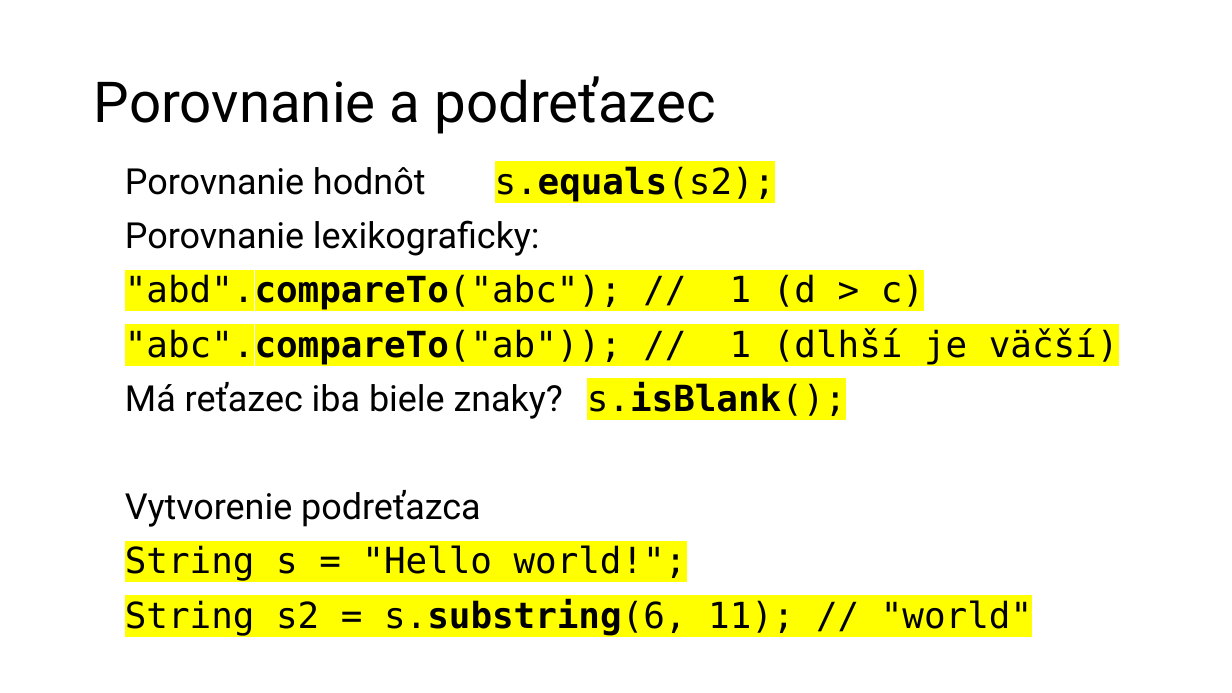
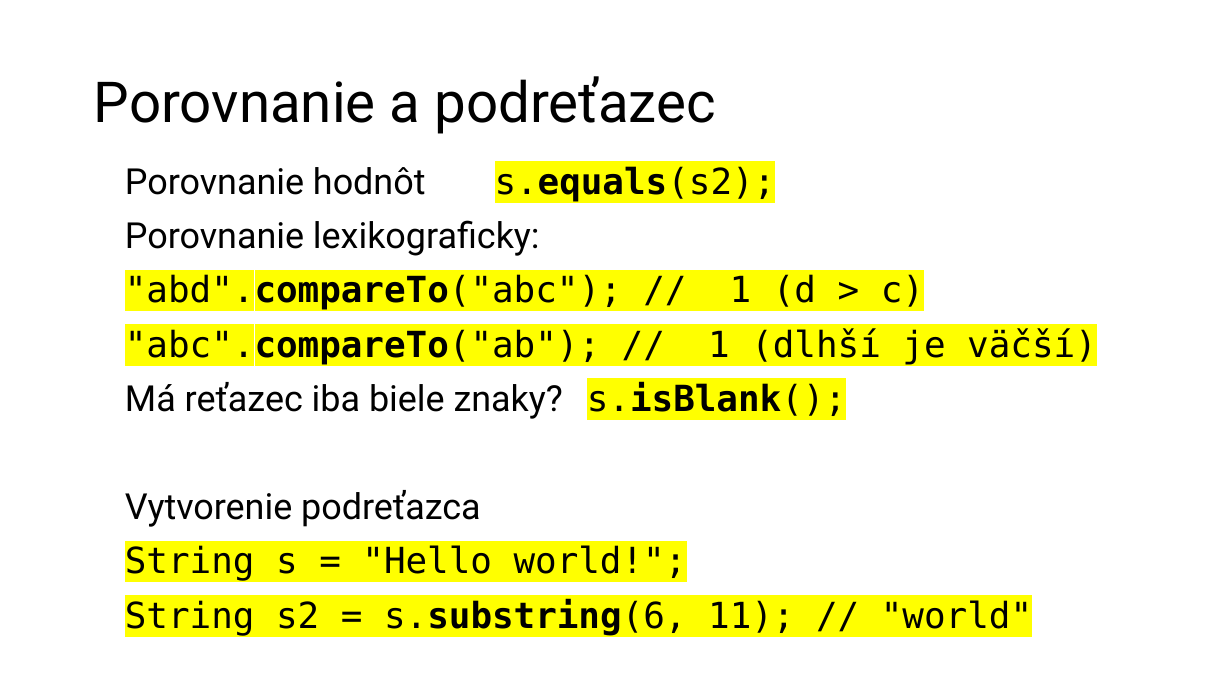
Before and after one commit to wagjo/oop, a slide deck: slide 4 of prezentacie/c06w.pptx. Drawn at 1232x693 pixels with LibreOffice and Linux fonts; fonts in the diff are those of the drawing. Boxes give left, top, right and bottom in pixels: in the first picture for what was removed or moved away, otherwise in the second. Text is boxed around its words. In the diff, an @@ line names an element or a change of style, - is before the commit and + after.

```diff
--- a/prezentacie/c06w.pptx
+++ b/prezentacie/c06w.pptx
@@ text at bbox=[125, 328, 1097, 365]: text changed @@
-"abc".compareTo("ab")); // 1 (dlhší je väčší)
+"abc".compareTo("ab"); // 1 (dlhší je väčší)
```
Also in this commit, not shown: 1 other file.
